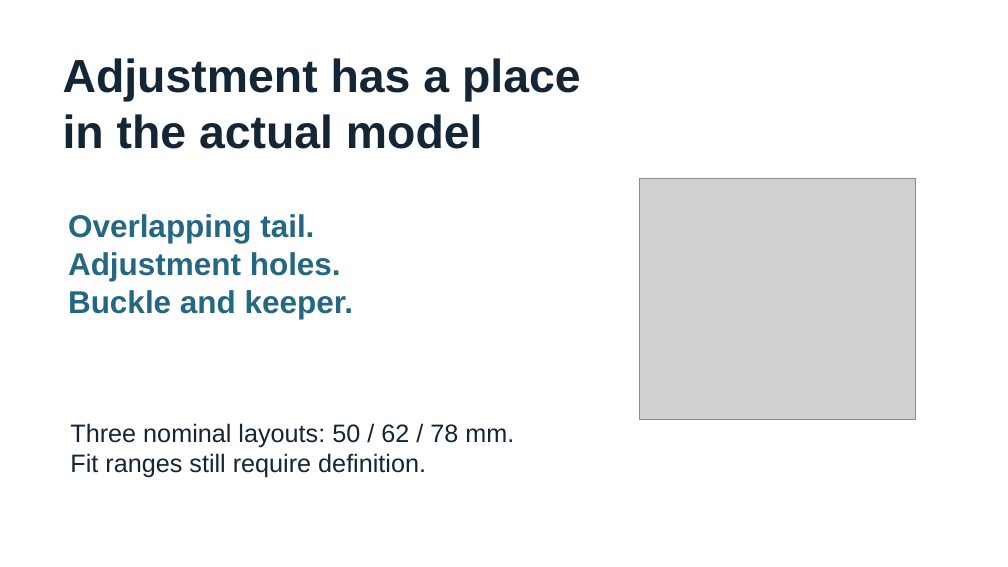
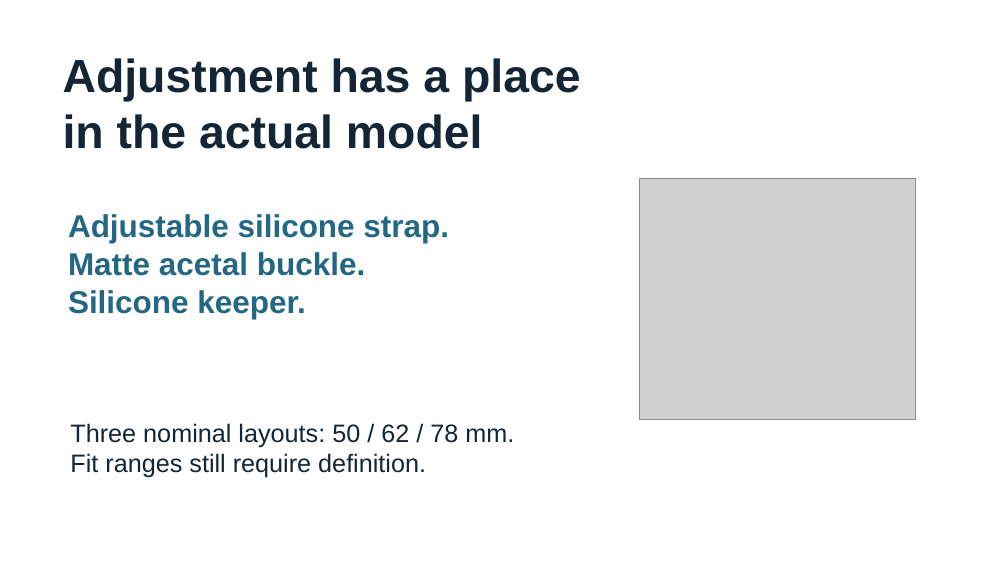
Before and after one commit to buddhacoder/dive-buddy-alert-band, a slide deck: slide 9 of DBA_Product_Overview_RevF.pptx. Drawn at 1008x567 pixels with LibreOffice and Linux fonts; fonts in the diff are those of the drawing; grey boxes stand for pictures. Boxes give left, top, right and bottom in pixels: in the first picture for what was removed or moved away, otherwise in the second. Text is boxed around its words. In the diff, an @@ line names an element or a change of style, - is before the commit and + after.

```diff
--- a/DBA_Product_Overview_RevF.pptx
+++ b/DBA_Product_Overview_RevF.pptx
@@ text at [68, 214, 449, 319]: text changed @@
-Overlapping tail.
-Adjustment holes.
-Buckle and keeper.
+Adjustable silicone strap.
+Matte acetal buckle.
+Silicone keeper.
```
Also in this commit, not shown: 16 other files.
